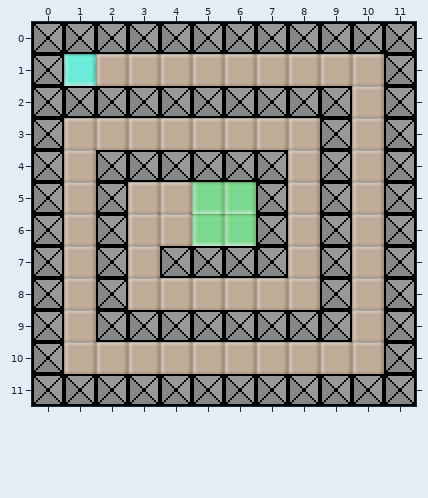
A Tiled map gets an edit: gamex/assets/levels/test4.tmx. That is the earlier state.
Cells are 16x16 px. Shown: x 0..11, y 0..11.
New version:
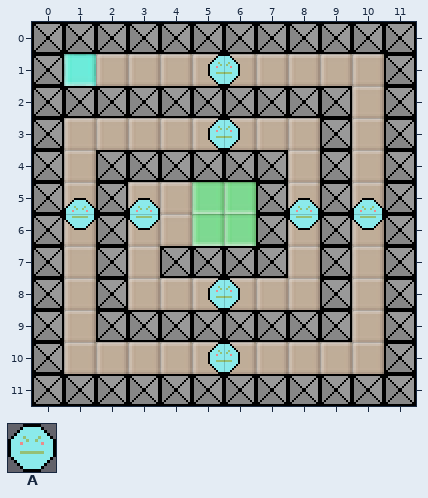
Key: from "tileset": A 8 "ball".
Objects are placed by their top-left corner, in cells (3,4 is the top-left corner of cell 3,4); size is 1x1 cell unless given.
The exact change:
Layer "Object Layer 1":
A new object: A "ball" at 5.5,1.
A new object: A "ball" at 5.5,3.
A new object: A "ball" at 8,5.5.
A new object: A "ball" at 10,5.5.
A new object: A "ball" at 3,5.5.
A new object: A "ball" at 1,5.5.
A new object: A "ball" at 5.5,8.
A new object: A "ball" at 5.5,10.
Changed places in both pictures, as pixel boxes (x1, y1, x2, y2):
added: (208, 54, 240, 86)
added: (208, 118, 240, 150)
added: (64, 198, 96, 230)
added: (128, 198, 160, 230)
added: (288, 198, 320, 230)
added: (352, 198, 384, 230)
added: (208, 278, 240, 310)
added: (208, 342, 240, 374)
